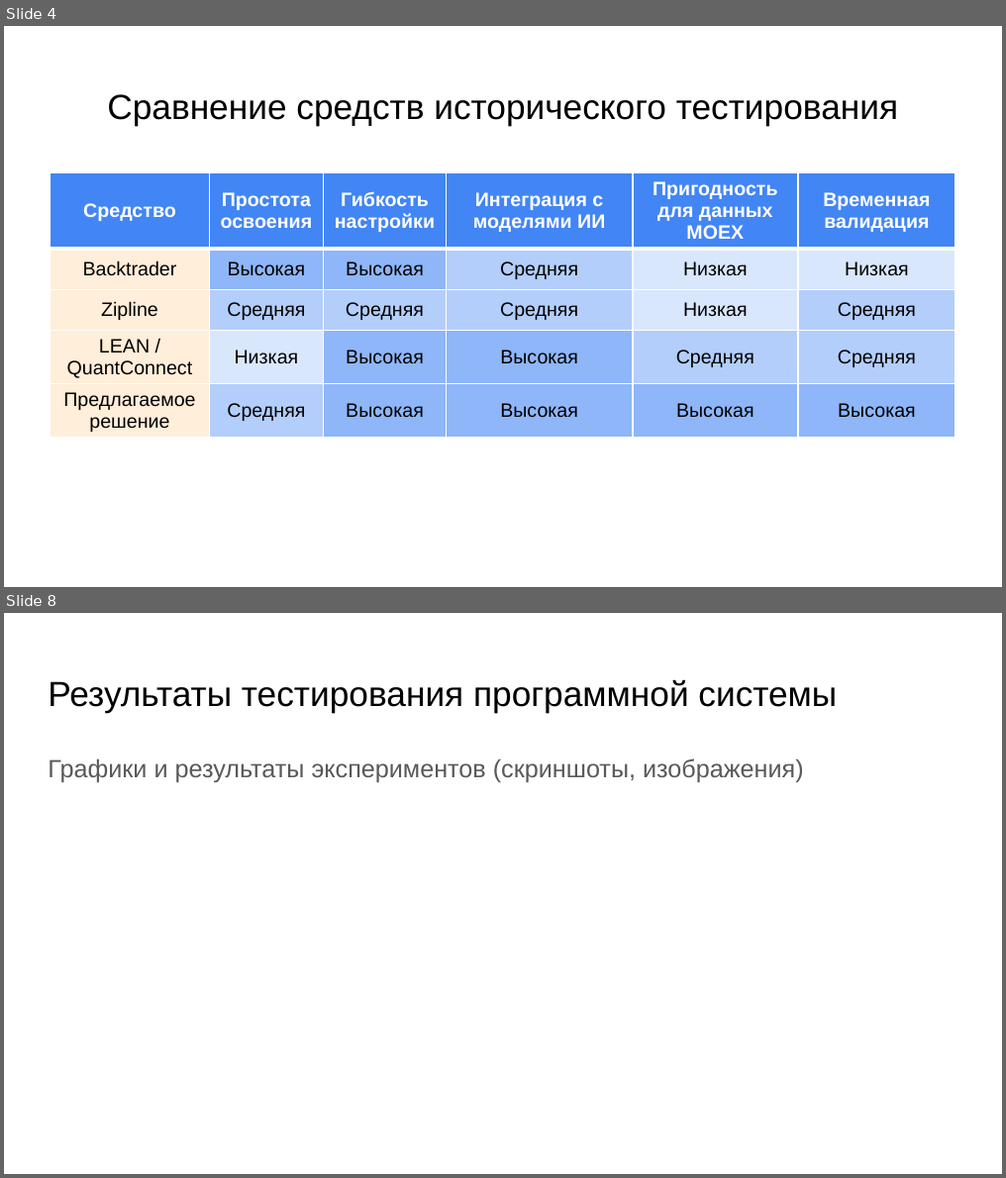
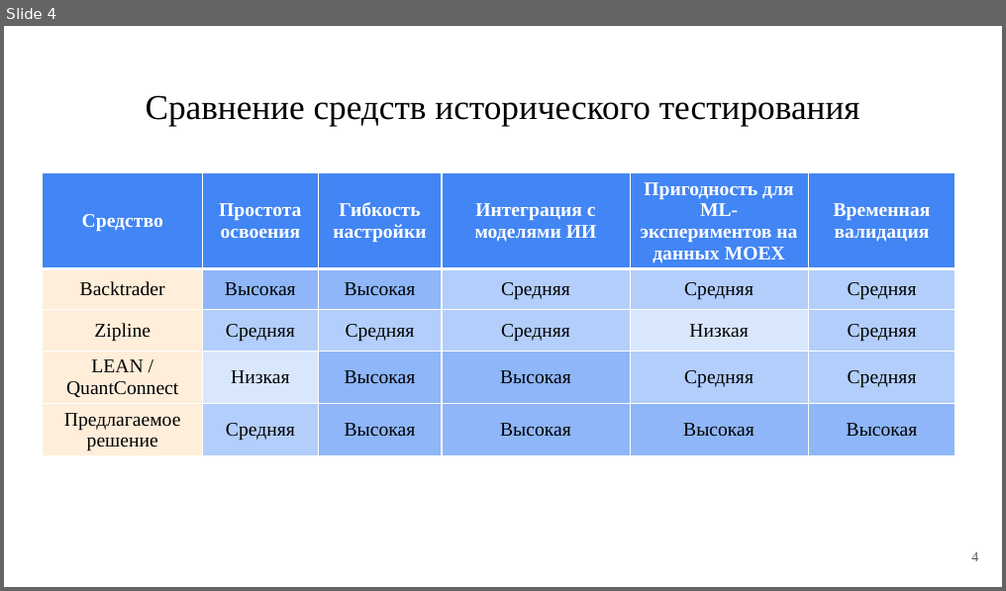
Before and after one commit to PetrovKirill00/BKP, a slide deck: Презентация.pptx. Shown one above the other, each under a label of ours: slides 4 and 8 before the commit, slide 4 after it; the slides between them are not shown. The pictures are 1006x1178 and 1006x591 pixels, drawn with LibreOffice and Linux fonts; fonts in the diff are those of the drawing. Boxes give left, top, right and bottom in pixels: in the first picture for what was removed or moved away, otherwise in the second. Text is boxed around its words. In the diff, an @@ line names an element or a change of style, - is before the commit and + after.

```diff
--- a/Презентация.pptx
+++ b/Презентация.pptx
@@ slide 8 removed at (x1=4, y1=613, x2=1002, y2=1174), background #FFFFFF @@
@@ title removed at (x1=48, y1=679, x2=837, y2=712) @@
-Результаты тестирования программной системы
@@ text removed at (x1=48, y1=759, x2=804, y2=782) @@
-Графики и результаты экспериментов (скриншоты, изображения)
@@ slide 4 changed as well @@
@@ title "Сравнение средств исторического тестирования" at (x1=146, y1=95, x2=860, y2=126): font Arial to Times New Roman @@
@@ table at (x1=43, y1=173, x2=958, y2=472) @@
-row 1, column 5: Пригодность для данных MOEX
+row 1, column 5: Пригодность для ML-экспериментов на данных MOEX
-row 2, column 5: Низкая
+row 2, column 5: Средняя
-row 2, column 6: Низкая
+row 2, column 6: Средняя
@@ fill #D9E7FD to #B3CEFB in 2 cells @@
@@ font Arial to Times New Roman in "Средство", "Простота освоения", "Гибкость настройки", "Интеграция с моделями ИИ" and 23 more places @@
@@ table resized from (x1=50, y1=173, x2=956, y2=447) to (x1=43, y1=173, x2=958, y2=472) @@
@@ page number added at (x1=971, y1=553, x2=978, y2=562), 10 pt, text #595959 @@
+4
```
Also in this commit, not shown: 4 other slides changed, 7 slides added, 4 other slides removed, 24 other files.
